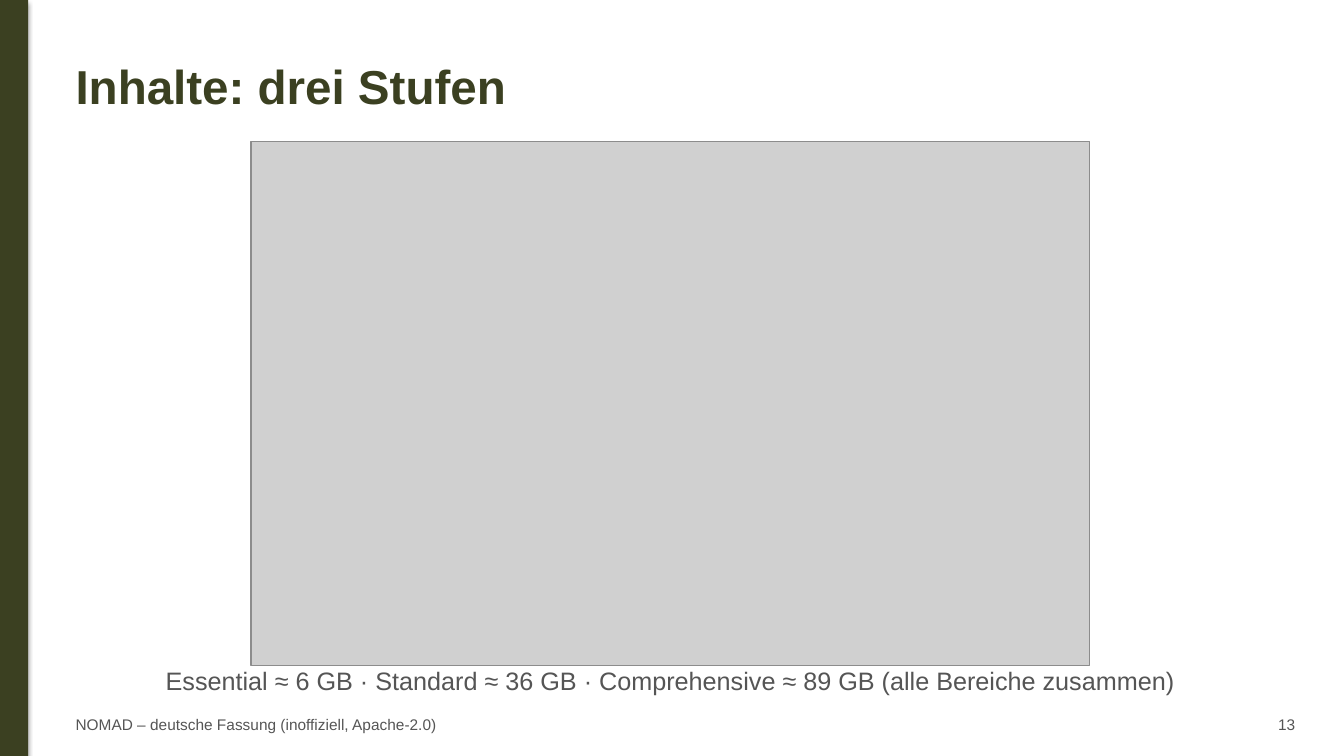
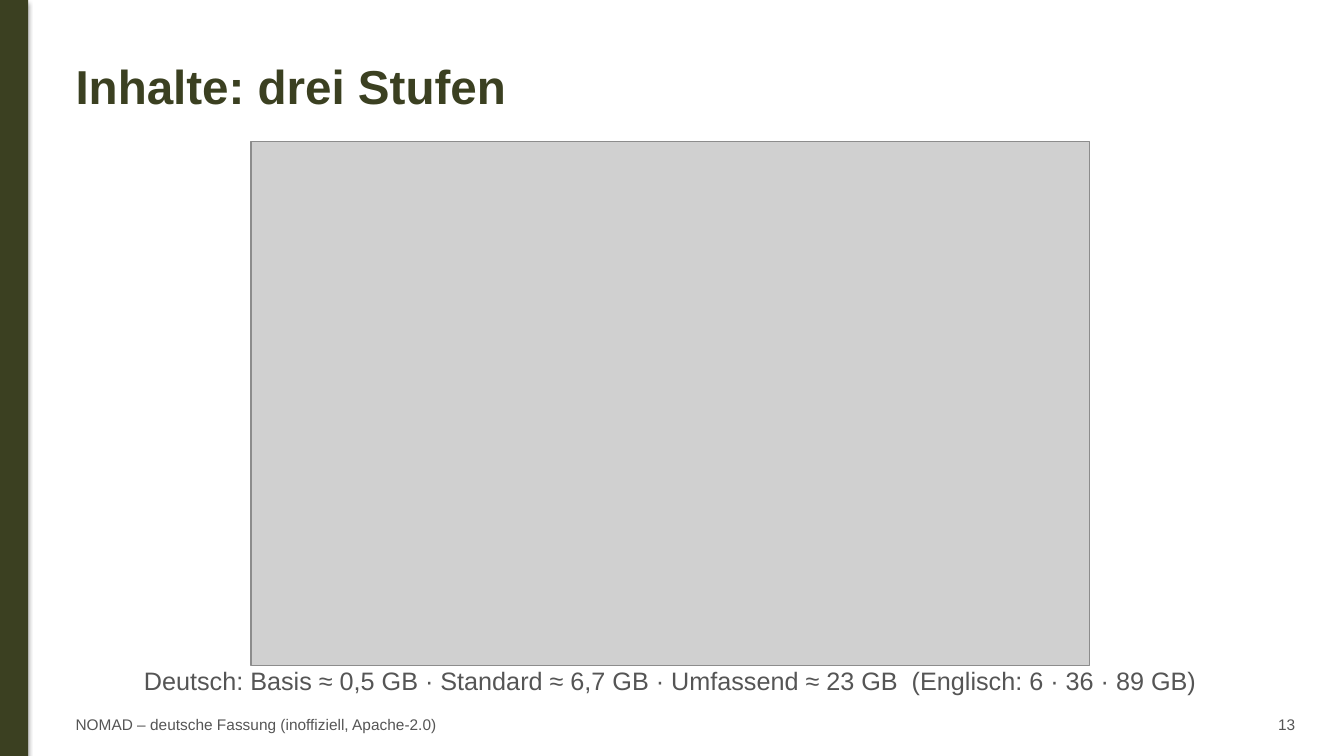
Before and after one commit to huppiflupp/project-nomad-de, a slide deck: slide 13 of de/praesentation/NOMAD-Praesentation.pptx. Drawn at 1344x756 pixels with LibreOffice and Linux fonts; fonts in the diff are those of the drawing; grey boxes stand for pictures. Boxes give left, top, right and bottom in pixels: in the first picture for what was removed or moved away, otherwise in the second. Text is boxed around its words. In the diff, an @@ line names an element or a change of style, - is before the commit and + after.

```diff
--- a/de/praesentation/NOMAD-Praesentation.pptx
+++ b/de/praesentation/NOMAD-Praesentation.pptx
@@ text at [144,671,1196,695]: text changed @@
-Essential ≈ 6 GB · Standard ≈ 36 GB · Comprehensive ≈ 89 GB (alle Bereiche zusammen)
+Deutsch: Basis ≈ 0,5 GB · Standard ≈ 6,7 GB · Umfassend ≈ 23 GB (Englisch: 6 · 36 · 89 GB)
```
Also in this commit, not shown: 2 other slides changed, 22 other files.
